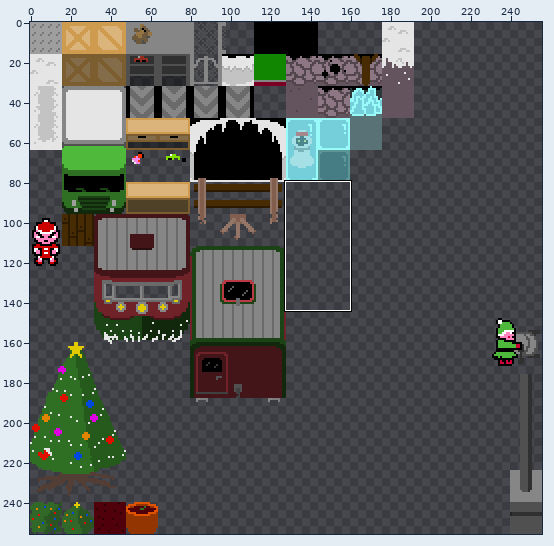
Sprite sheet, stored at assets/block-spritesheet.png. Above: a wide view before the commit, with the close-up outlined.
Close-up. As it was:
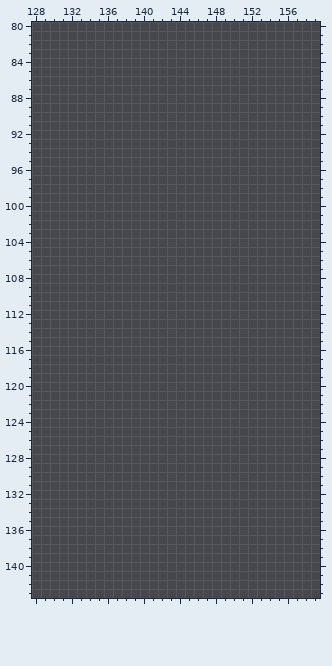
The file is 256x256 pixels. Colours within 5 levels of each other are drawn and written as one. Shown: x 128..159, y 80..143.
Palette (. is transparent): 
New version:
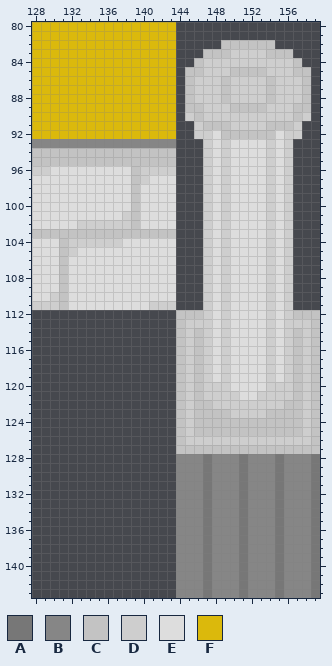
Colours new in this view: A #777777  B #868686  C #c3c3c3  D #cecece  E #dddddd  F #dbb90c
Edits made:
Changed rows in their new state; - is an unchanged pixel.
first column x 128:
 80 FFFFFFFFFFFFFFFF----------------
 81 FFFFFFFFFFFFFFFF----------------
 82 FFFFFFFFFFFFFFFF-----CCCCCC-----
 83 FFFFFFFFFFFFFFFF---CCCDDDDCCC---
 84 FFFFFFFFFFFFFFFF--CDDDDDDDDDDC--
 85 FFFFFFFFFFFFFFFF-CCDDDCCCCDDDCC-
 86 FFFFFFFFFFFFFFFF-CDDDCDDDDCDDDC-
 87 FFFFFFFFFFFFFFFF-CDDDCDDDDCDDDC-
 88 FFFFFFFFFFFFFFFF-CDDDCDDDDCDDDC-
 89 FFFFFFFFFFFFFFFF-CCDDDCCCCDDDCC-
 90 FFFFFFFFFFFFFFFF-DCDDDDDDDDDDCD-
 91 FFFFFFFFFFFFFFFF--DCCCDDDDCCCD--
 92 FFFFFFFFFFFFFFFF--DDECCCCCCEDD--
 93 BBBBBBBBBBBBBBBB---DEDEEEEDED---
 94 CCCCCCCCCCCCCCCC---DEDEEEEDED---
 95 CCCCCCCCCCCCCCCC---DEDEEEEDED---
 96 DDEEEEEEEEECDDDD---DEDEEEEDED---
 97 EEEEEEEEEEECDEEE---DEDEEEEDED---
 98 EEEEEEEEEEECEEEE---DEDEEEEDED---
 99 EEEEEEEEEEECEEEE---DEDEEEEDED---
100 EEEEEEEEEEECEEEE---DEDEEEEDED---
101 EEEEEEEEEEDCEEEE---DEDEEEEDED---
102 EEEEEDDDDDDCEEEE---DEDEEEEDED---
103 CCCCCCCCCCCCCCCC---DEDEEEEDED---
104 EEECDDDDDDEEEEEE---DEDEEEEDED---
105 EEECDEEEEEEEEEEE---DEDEEEEDED---
106 EEECEEEEEEEEEEEE---DEDEEEEDED---
107 EEECEEEEEEEEEEEE---DEDEEEEDED---
108 EEECEEEEEEEEEEEE---DEDEEEEDED---
109 EEECEEEEEEEEEEEE---DEDEEEEDED---
110 EEDCEEEEEEEEEEEE---DEDEEEEDED---
111 DDDCEEEEEEEEEDDD---DEDEEEEDED---
112 ----------------CCCDEDEEEEDEDCCC
113 ----------------CDDDEDEEEEDEDDDC
114 ----------------CDCDEDEEEEDEDCDC
115 ----------------CDCDEDEEEEDEDCDC
116 ----------------CDCDEDEEEEDEDCDC
117 ----------------CDCDEDEEEEDEDCDC
118 ----------------CDCDEDEEEEDEDCDC
119 ----------------CDCDEDEEEEDEDCDC
120 ----------------CDCDDDEEEEDDDCDC
121 ----------------CDCDDDDEEDDDDCDC
122 ----------------CDCCDDDDDDDDCCDC
123 ----------------CDCCCCDDDDCCCCDC
124 ----------------CDCCCCCCCCCCCCDC
125 ----------------CDCCCCCCCCCCCCDC
126 ----------------CDDDDDDDDDDDDDDC
127 ----------------CCCCCCCCCCCCCCCC
128 ----------------BBBABBBABBBABBBA
129 ----------------BBBABBBABBBABBBA
130 ----------------BBBABBBABBBABBBA
131 ----------------BBBABBBABBBABBBA
132 ----------------BBBABBBABBBABBBA
133 ----------------BBBABBBABBBABBBA
134 ----------------BBBABBBABBBABBBA
135 ----------------BBBABBBABBBABBBA
136 ----------------BBBABBBABBBABBBA
137 ----------------BBBABBBABBBABBBA
138 ----------------BBBABBBABBBABBBA
139 ----------------BBBABBBABBBABBBA
140 ----------------BBBABBBABBBABBBA
141 ----------------BBBABBBABBBABBBA
142 ----------------BBBABBBABBBABBBA
143 ----------------BBBABBBABBBABBBA
Where, in picture pixels (left, top, right, bottom), the same in both close-ups:
added: (32, 22, 320, 598)
